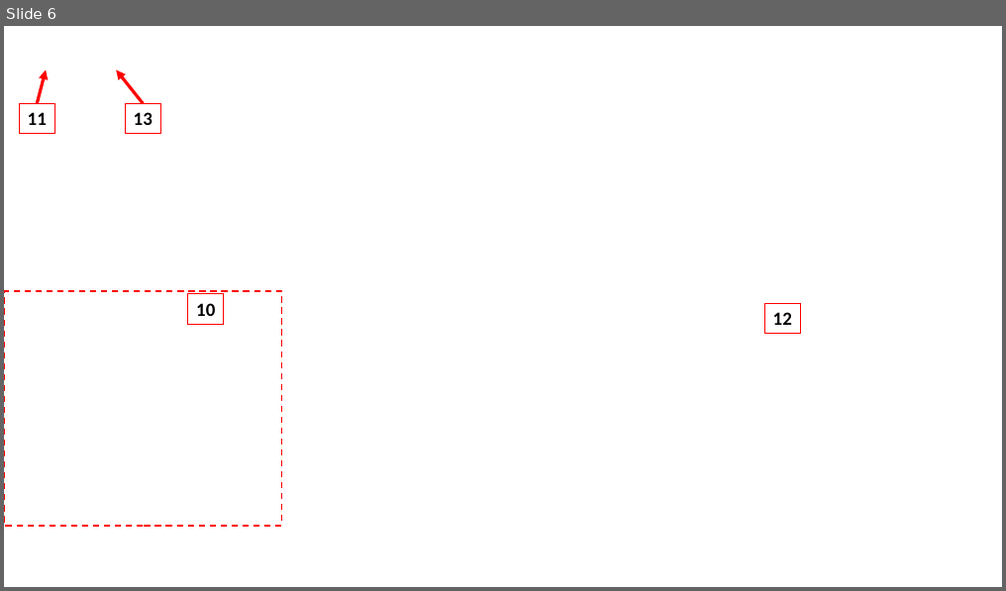
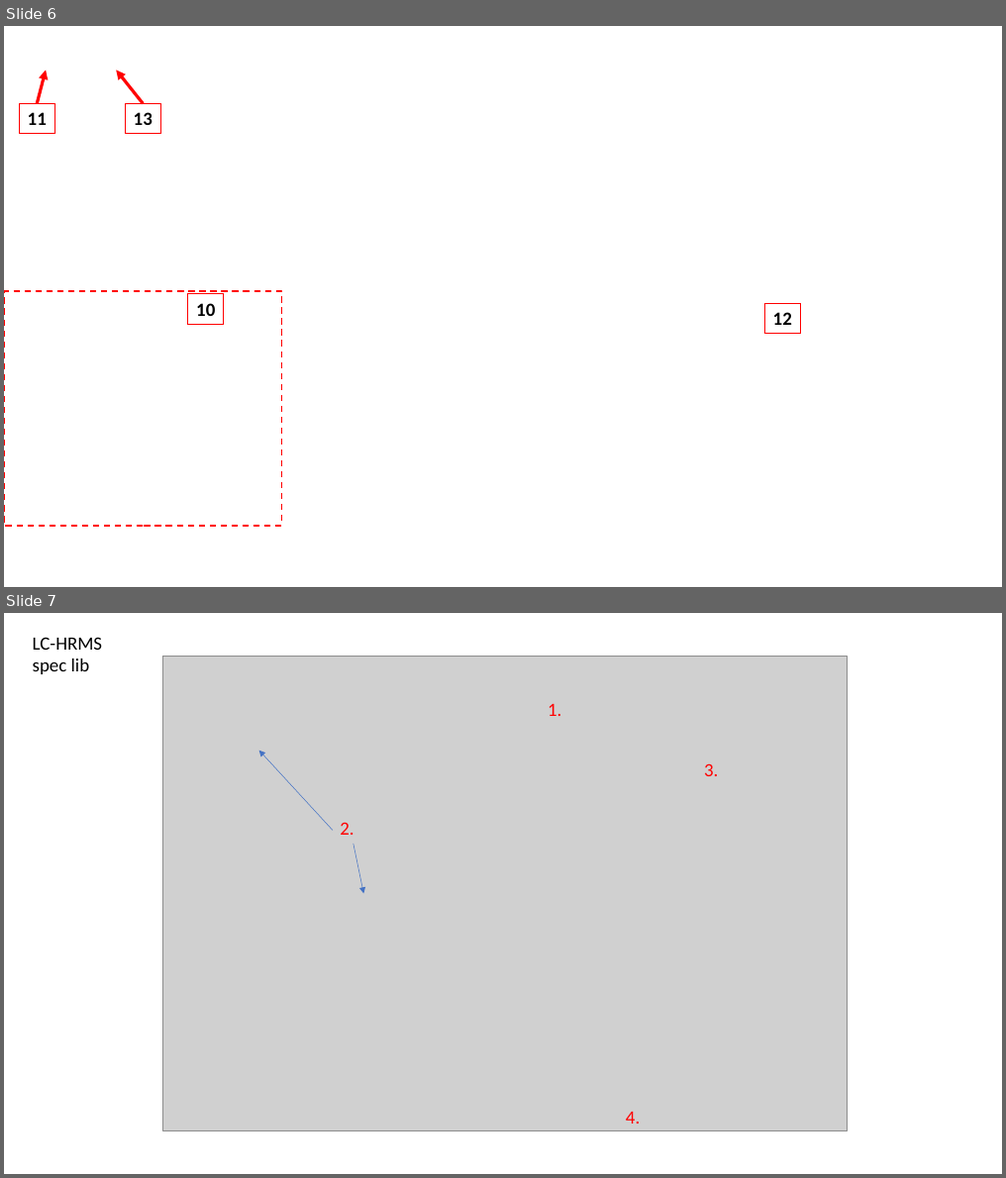
Before and after one commit to WBS-TW/HRMS-SSANTA, a slide deck: images/figures.pptx. Shown one above the other, each under a label of ours: slide 6 before the commit, slides 6 and 7 after it. The pictures are 1006x591 and 1006x1178 pixels, drawn with LibreOffice and Linux fonts; fonts in the diff are those of the drawing; grey boxes stand for pictures; background and template pictures are left out. Boxes give left, top, right and bottom in pixels: in the first picture for what was removed or moved away, otherwise in the second. Text is boxed around its words. In the diff, an @@ line names an element or a change of style, - is before the commit and + after.

Commit message:
added to LC spec lib

```diff
--- a/images/figures.pptx
+++ b/images/figures.pptx
@@ slide 7 added at <box>4,613,1002,1174</box>, background #FFFFFF @@
@@ text added at <box>33,637,102,674</box>, 18 pt, text #000000 @@
+LC-HRMS spec lib
@@ picture added at <box>162,657,847,1131</box> @@
@@ text added at <box>548,704,561,716</box>, 18 pt, text #FF0000 @@
+1.
@@ arrow added from (333, 830) to (259, 750), #4472C4 0.5 pt @@
@@ text added at <box>704,763,718,776</box>, 18 pt, text #FF0000 @@
+3.
@@ text added at <box>340,822,353,835</box>, 18 pt, text #FF0000 @@
+2.
@@ arrow added from (353, 844) to (364, 894), #4472C4 0.5 pt @@
@@ text added at <box>626,1112,640,1124</box>, 18 pt, text #FF0000 @@
+4.
```
Also in this commit, not shown: 1 other slide added, 1 slide removed, 49 other files.
